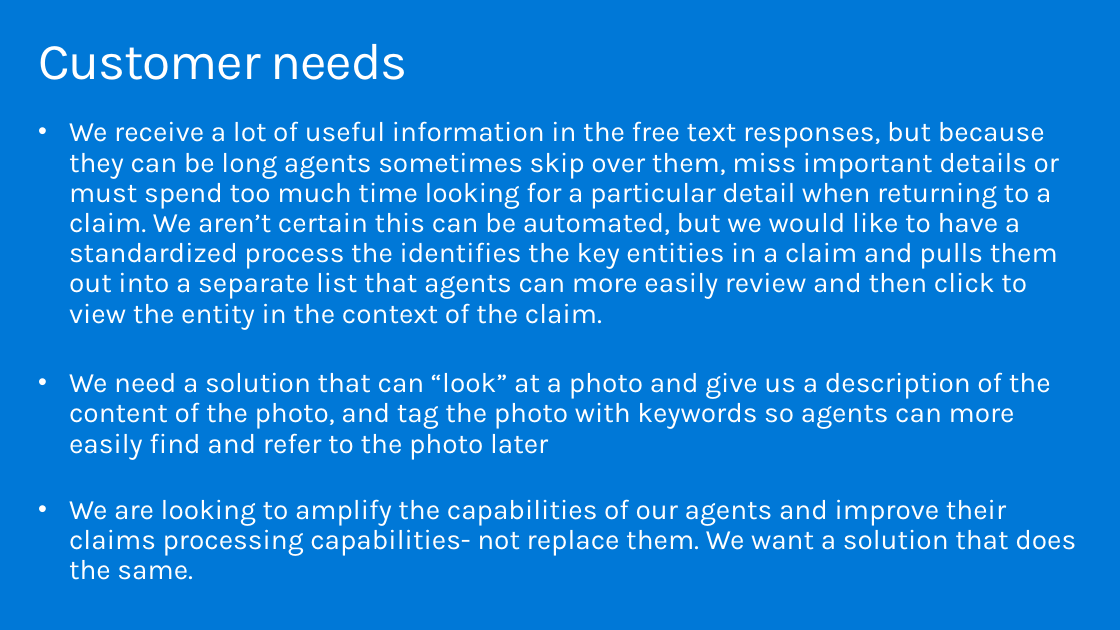
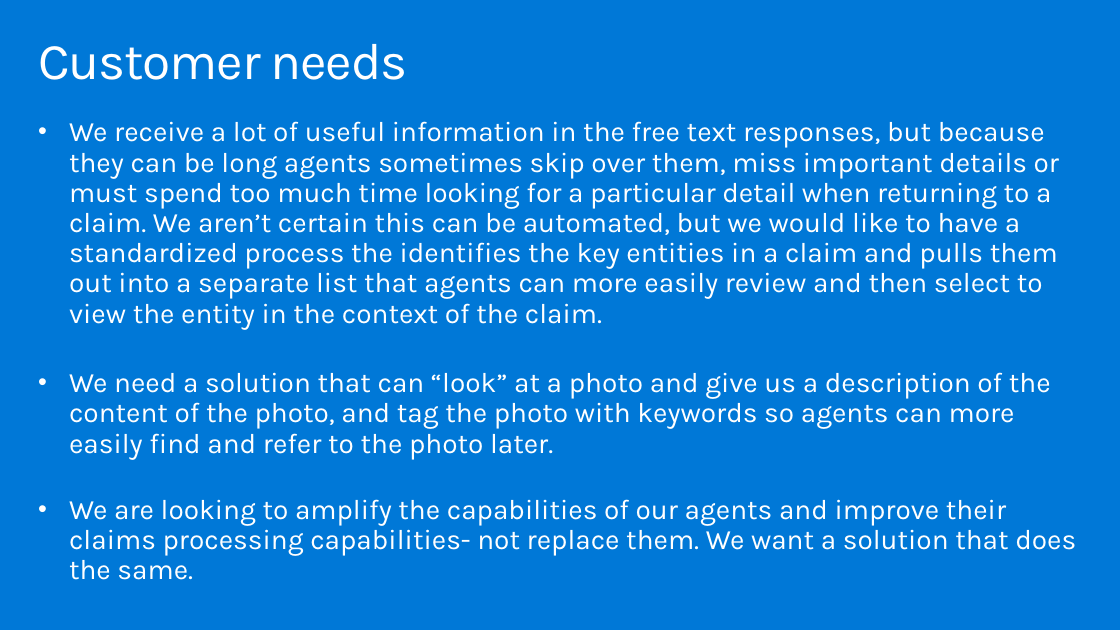
Before and after one commit to microsoft/MCW-Analyzing-text-with-Azure-Machine-Learning-and-Cognitive-Services, a slide deck: slide 6 of Whiteboard design session/WDS trainer presentation - Cognitive Services and deep learning.pptx. Drawn at 1120x630 pixels with LibreOffice and Linux fonts; fonts in the diff are those of the drawing. Boxes give left, top, right and bottom in pixels: in the first picture for what was removed or moved away, otherwise in the second. Text is boxed around its words. In the diff, an @@ line names an element or a change of style, - is before the commit and + after.

```diff
--- a/Whiteboard design session/WDS trainer presentation - Cognitive Services and deep learning.pptx
+++ b/Whiteboard design session/WDS trainer presentation - Cognitive Services and deep learning.pptx
@@ text at bbox=[69, 121, 1059, 459]: text changed @@
-• We receive a lot of useful information in the free text responses, but because they can be long agents sometimes skip over them, miss important details or must spend too much time looking for a particular detail when returning to a claim. We aren’t certain this can be automated, but we would like to have a standardized process the identifies the key entities in a claim and pulls them out into a separate list that agents can more easily review and then click to view the entity in the context of the claim.
-• We need a solution that can “look” at a photo and give us a description of the content of the photo, and tag the photo with keywords so agents can more easily find and refer to the photo later
+• We receive a lot of useful information in the free text responses, but because they can be long agents sometimes skip over them, miss important details or must spend too much time looking for a particular detail when returning to a claim. We aren’t certain this can be automated, but we would like to have a standardized process the identifies the key entities in a claim and pulls them out into a separate list that agents can more easily review and then select to view the entity in the context of the claim.
+• We need a solution that can “look” at a photo and give us a description of the content of the photo, and tag the photo with keywords so agents can more easily find and refer to the photo later.
```
